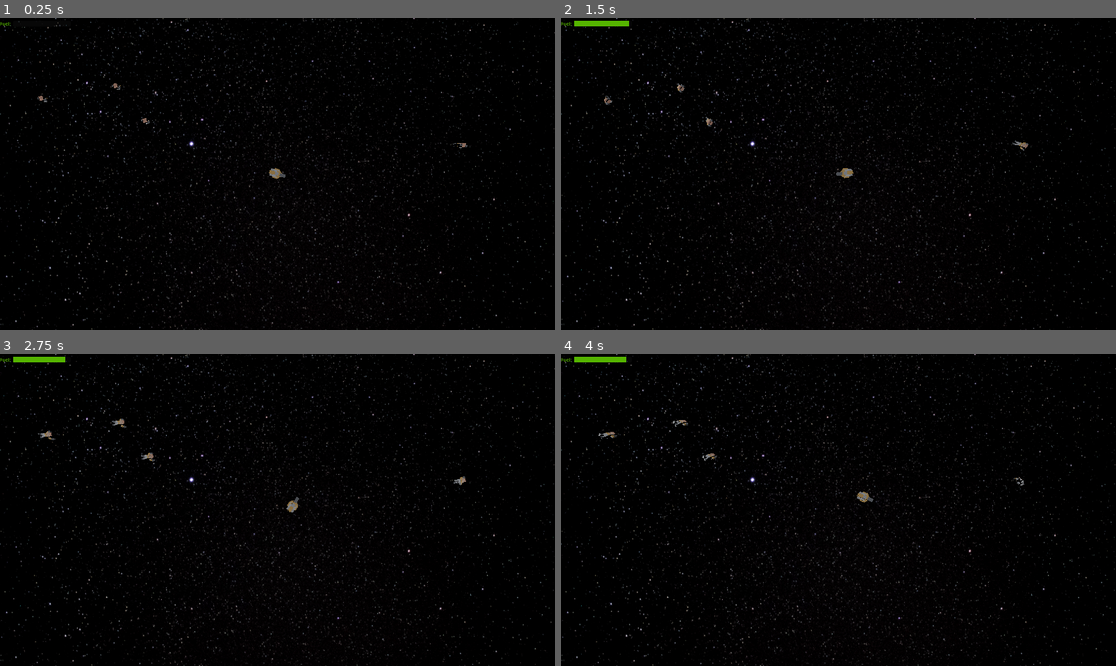
Above: before the commit, frames 1-4 (two rows, left to right).
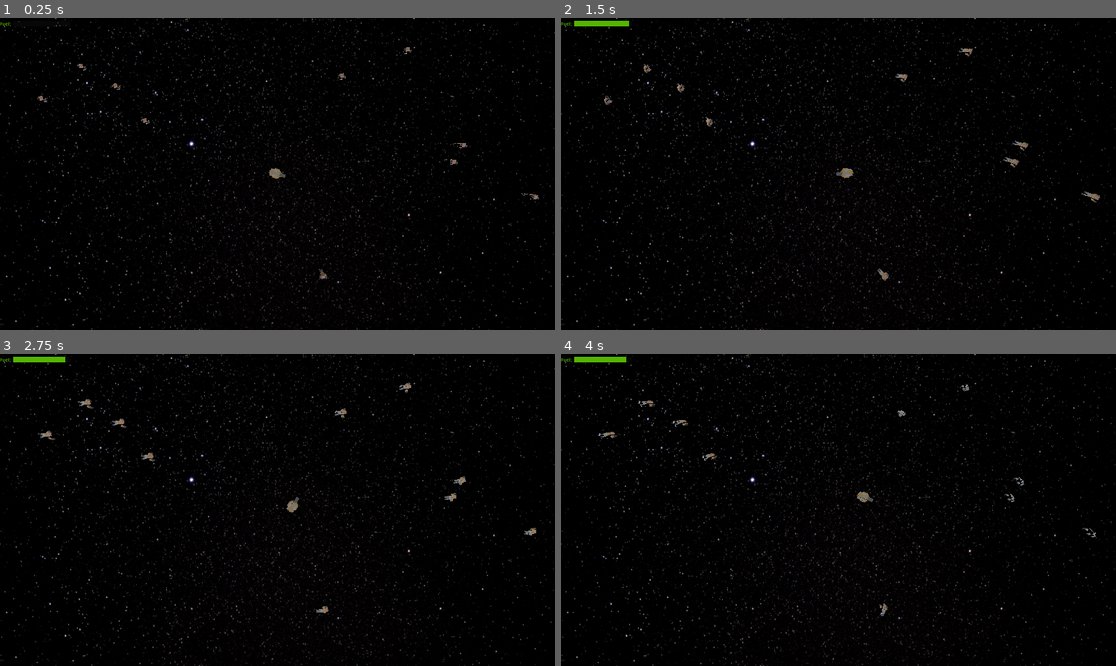
Above: after the commit, the same moments.

Repository: SiJiL82/limited-space
Game: Godot game, scene res://assets/Scenes/world.tscn
The game is run twice, just before and just after one commit, with the same random seed, the same clock (stepped at 60 frames per second) and the same inputs.
Inputs (mouse positions are in pixels of both pictures, inside the frame that each line leads up to):
- Up to frame 1 (0.25 s): no input
- Up to frame 2 (1.5 s): move the mouse to (960, 158) at 0.52 s; hold Space (thruster) 0.53-1.28 s; move the mouse to (727, 189) at 1.27 s
- Up to frame 3 (2.75 s): move the mouse to (333, 441) at 2.02 s; hold Space (thruster) from 2.03 s (still down)
- Up to frame 4 (4 s): move the mouse to (810, 572) at 2.77 s; move the mouse to (1005, 556) at 3.52 s; release Space (thruster) at 3.53 s

The runs differ from the first frame. In frame 1, 0.1% of the frame differs, in the area x 13-98%, y 9-84%; in frame 2, 0.2%, in the area x 14-98%, y 9-85%; in frame 3, 0.2%; in frame 4, 0.1%.

Commit message:
Expose num astronauts to spawn

Diff:
--- a/assets/Scenes/world.tscn
+++ b/assets/Scenes/world.tscn
@@ -18,6 +18,7 @@
 [node name="World" type="Node3D"]
 transform = Transform3D(1, 0, 0, 0, 1, 0, 0, 0, 1, 0.57782, 0, 0.176666)
 script = ExtResource("1_mp68m")
+num_astronauts = 10
 
 [node name="UI" type="CanvasLayer" parent="."]
 
--- a/scripts/World.gd
+++ b/scripts/World.gd
@@ -1,11 +1,13 @@
 extends Node3D
+
+@export var num_astronauts: int = 4
 
 var StrandedAstronaut = preload("res://assets/Scenes/astronaut_floating.tscn")
 var rng = RandomNumberGenerator.new()
 
 # Called when the node enters the scene tree for the first time.
 func _ready():
-	spawn_astronauts(4)
+	spawn_astronauts(num_astronauts)
 
 func spawn_astronauts(astronauts_to_spawn):
 	for i in astronauts_to_spawn:
